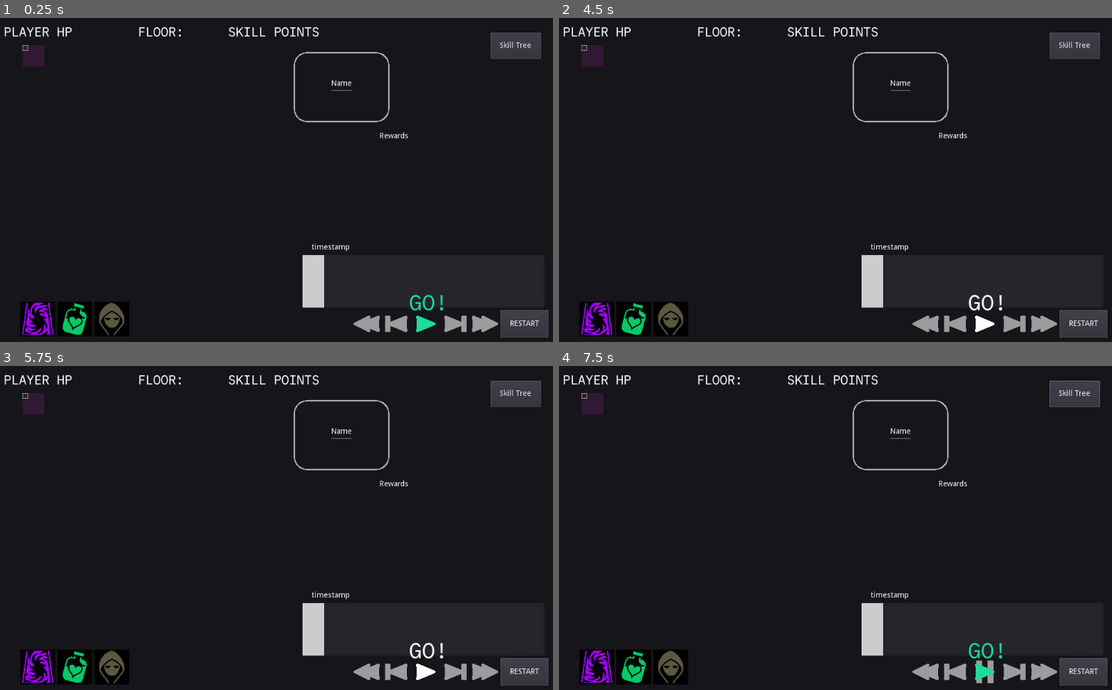
Above: before the commit, frames 1-4 (two rows, left to right).
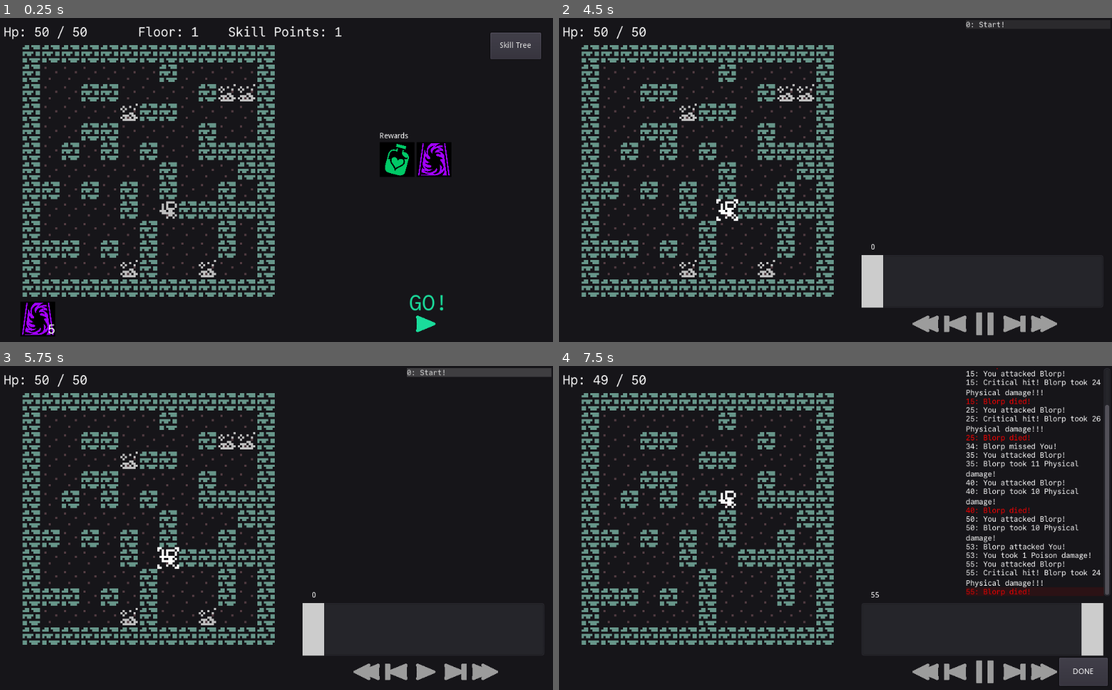
Above: after the commit, the same moments.

Repository: redxaxder/7DRL2024
Game: Godot game, scene res://main.tscn
The game is run twice, just before and just after one commit, with the same random seed, the same clock (stepped at 60 frames per second) and the same inputs.
Inputs (mouse positions are in pixels of both pictures, inside the frame that each line leads up to; where the layout moved, square brackets give the same spot in the first picture):
- Up to frame 1 (0.25 s): no input
- Up to frame 2 (4.5 s): click (1084, 322) at 0.5 s, where only the run before the commit has a clickable "DONE"; click (1084, 322) at 1.25 s, where only the run before the commit has a clickable "DONE"; click (1084, 322) at 2 s, where only the run before the commit has a clickable "RESTART"; click (1084, 322) at 2.75 s, where only the run before the commit has a clickable "RESTART"; click (1084, 322) at 3.5 s, where only the run before the commit has a clickable "RESTART"; click (984, 316) at 4.25 s
- Up to frame 3 (5.75 s): click (481, 372) [425, 664] at 5 s
- Up to frame 4 (7.5 s): click (1073, 395) at 5.75 s, where only the run before the commit has a clickable "Skill Tree"; tap Enter at 6.5 s; move the mouse to (835, 528) at 6.52 s; hold D (right) 6.53-7.28 s; hold Space (toggle) 6.53-7.28 s; click (835, 528) at 6.67 s; move the mouse to (724, 544) at 7.27 s; hold S (down) from 7.28 s (still down); tap Space (toggle) at 7.35 s

The runs differ from the first frame. In frame 1, 16% of the frame differs, in the area x 0-100%, y 2-99%; in frame 2, 15%; in frame 3, 15%; in frame 4, 19%, in the area x 0-100%, y 0-99%.
Error before the commit: Parse Error: Too many arguments for "add_event()" call. Expected at most 1. (res://data/encounter/EncounterDriver.gd:102)

Commit message:
keyframes

Diff:
--- a/data/encounter/EncounterDriver.gd
+++ b/data/encounter/EncounterDriver.gd
@@ -99,8 +99,8 @@
 		assert(typeof(evt) != TYPE_ARRAY)
 		if evt.kind == EncounterEventKind.Kind.PrepareReaction:
 			reactions_to_prepare.append(evt)
+		var triggered_events = EncounterCore.update(cur_state, evt)
 		history.add_event(DataUtil.deep_dup(cur_state), evt)
-		var triggered_events = EncounterCore.update(cur_state, evt)
 		if evt.kind == EncounterEventKind.Kind.Spawn:
 			#create the unit
 			# insert it in state
--- a/data/encounter/EncounterHistory.gd
+++ b/data/encounter/EncounterHistory.gd
@@ -1,29 +1,43 @@
 extends Resource
 
 class_name EncounterHistory
-export var _states: Array = DataUtil.new_array()
+#export var _states: Array = DataUtil.new_array()
+export var _sparse: Array = DataUtil.new_array()
 export var _events: Array = DataUtil.new_array()
 var is_done = false
 # events[i] is the event that causes a transition from
 # state[i] to state[i+1]
 
+const INTERVAL = 20
+
 func initial() -> EncounterState:
-	return _states[0]
+	return get_state(0)# states[0]
 
 func final() -> EncounterState:
-	return _states[-1]
+	return get_state(_events.size())
 
 func size():
-	return _states.size()
+	return _events.size()+1
 
-func add_state(st: EncounterState):
-	_states.append(st)
+func initialize(st: EncounterState):
+#	_states = [st]
+	_sparse = [st]
 
-func add_event(evt: EncounterEvent):
+func add_event(st: EncounterState, evt: EncounterEvent):
+#	_states.append(st)
 	_events.append(evt)
+	if _events.size() % INTERVAL == 0:
+		_sparse.append(st)
 
 func get_state(i: int) -> EncounterState:
-	return _states[clamp(i, 0, _states.size() - 1)]
+	i = clamp(i, 0, _events.size())
+	var k = i%INTERVAL
+	i = i-k
+	var s = _sparse[i/INTERVAL]
+	var t = DataUtil.deep_dup(s)
+	for n in k:
+		EncounterCore.update(t, _events[i+n])
+	return t
 
 func get_event(i: int) -> EncounterEvent:
 	return _events[clamp(i, 0 , _events.size() - 1)]
--- a/playback/ViewHistory.gd
+++ b/playback/ViewHistory.gd
@@ -87,7 +87,7 @@
 		EncounterEventKind.Kind.Miss:
 			return "{time}: {an} missed {tn}!".format(evt.dict())
 		EncounterEventKind.Kind.Bloodied:
-			return "{time}: {an} fell to low hp".format(evt.dict())
+			return "{time}: {tn} fell to low hp".format(evt.dict())
 		EncounterEventKind.Kind.Death:
 			return "{time}: {tn} died!".format(evt.dict())
 		EncounterEventKind.Kind.Move:
--- a/project.godot
+++ b/project.godot
@@ -203,6 +203,7 @@
 scen=false
 scene=false
 clear=false
+size=false
 
 [gui]
 
